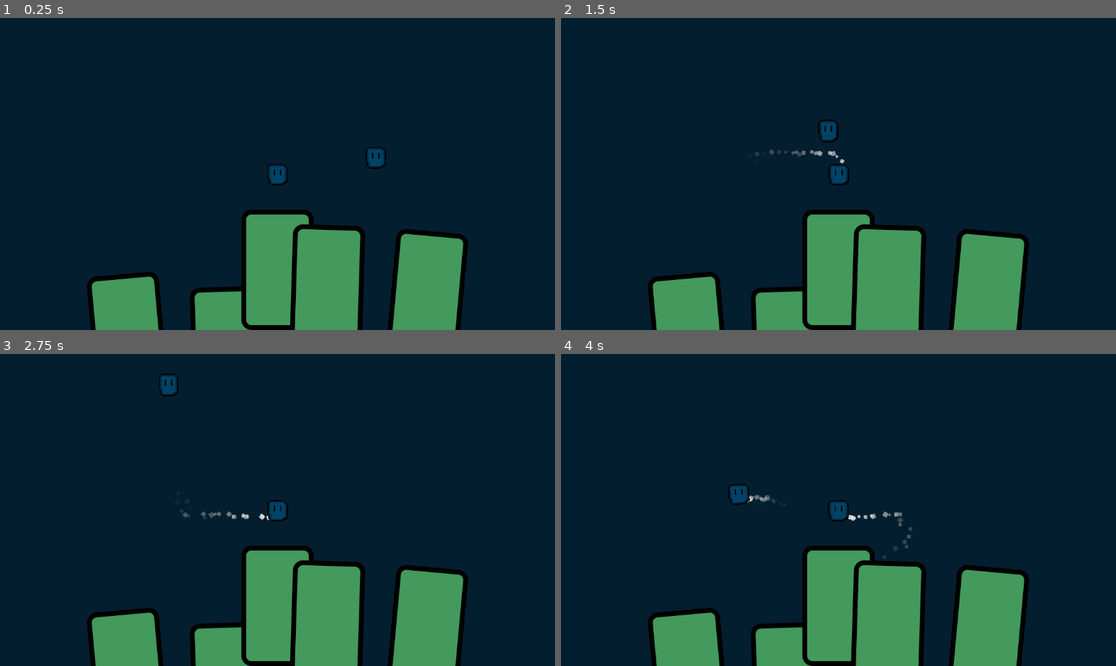
Above: before the commit, frames 1-4 (two rows, left to right).
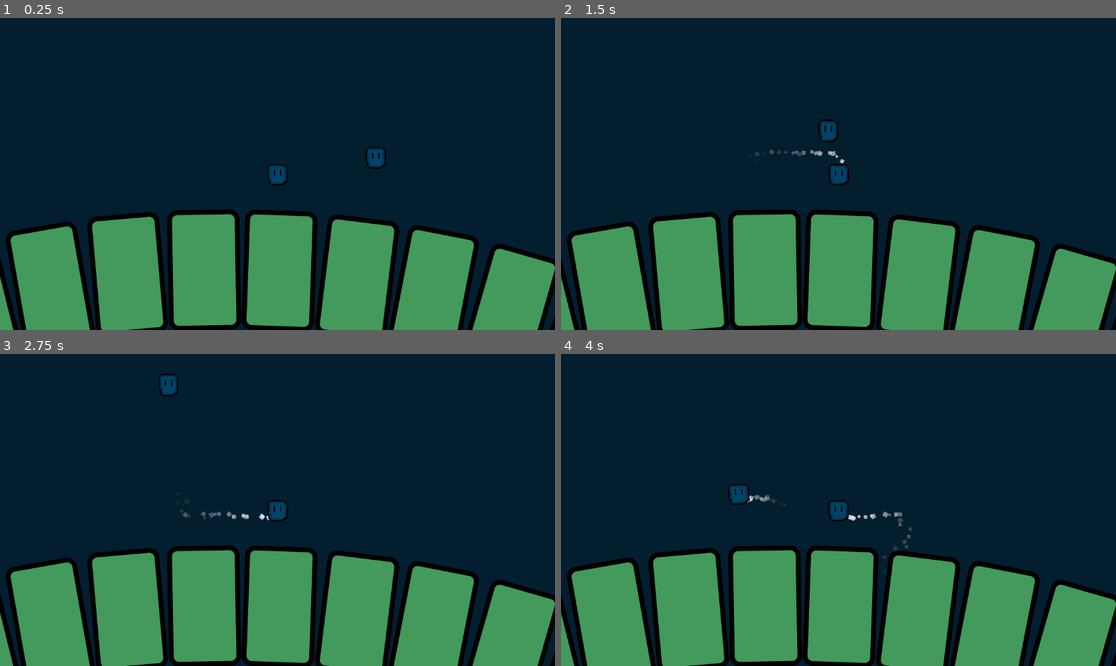
Above: after the commit, the same moments.

Repository: YvonneMika/pass-the-game-day-2
Game: Godot game, scene res://scenes/world.tscn
Same seed, same stepped clock (60 frames per second), same inputs: the game is played once before the commit and once after it.
Inputs:
- Up to frame 1 (0.25 s): no input
- Up to frame 2 (1.5 s): tap Enter at 0.5 s; hold D (move_right) 0.53-1.28 s; hold S (move_down) from 1.28 s (still down)
- Up to frame 3 (2.75 s): release S (move_down) at 2.03 s; hold D (move_right) from 2.03 s (still down)
- Up to frame 4 (4 s): release D (move_right) at 2.78 s; hold W (move_up) 2.78-3.53 s; hold A (move_left) from 3.53 s (still down)

The runs differ from the first frame. In frame 1, 21% of the frame differs, in the area x 0-100%, y 61-100%; in frame 2, 21%; in frame 3, 21%; in frame 4, 21%.

Commit message:
card hand working

Diff:
--- a/scenes/cards/card.tscn
+++ b/scenes/cards/card.tscn
@@ -14,7 +14,7 @@
 corner_radius_bottom_right = 20
 corner_radius_bottom_left = 20
 
-[node name="Panel" type="Panel"]
+[node name="Card" type="Panel"]
 custom_minimum_size = Vector2(150, 250)
 anchors_preset = 7
 anchor_left = 0.5
--- a/scenes/world.tscn
+++ b/scenes/world.tscn
@@ -35,10 +35,10 @@
 offset_top = -250.0
 grow_horizontal = 2
 grow_vertical = 0
-theme_override_constants/separation = -50
+theme_override_constants/separation = -96
 alignment = 1
 script = ExtResource("5_mrxrq")
-separation = -50
+separation = -96
 
 [node name="Panel3" parent="CanvasLayer/HBoxContainer" instance=ExtResource("6_5k2mh")]
 layout_mode = 2
--- a/scripts/cards/card_container.gd
+++ b/scripts/cards/card_container.gd
@@ -1,55 +1,71 @@
 @tool
 extends HBoxContainer
 
-@export_range(0, 180, 1) var fan_angle_degrees = 20
+@export_range(0, 180, 1) var fan_angle_degrees := 20:
+	set(p_fan_angle_degrees):
+		if p_fan_angle_degrees != fan_angle_degrees:
+			fan_angle_degrees = p_fan_angle_degrees
+			queue_sort()
 @export var separation := 0:
 	set(p_separation):
 		if p_separation != separation:
 			separation = p_separation
 			add_theme_constant_override("separation", separation)
-			adjust_separation() # Just so I can update in editor
 
 func _on_sort_children() -> void:
 	for i in range(get_child_count()):
 		var child = get_child(i)
 
-		# Angle
-		var card_x = (child.position.x + (child.size.x * 0.5)) - (size.x * 0.5)
-		var rotation_ratio = card_x / size.x
-		var rot_deg = rotation_ratio * fan_angle_degrees
-		child.rotation_degrees = rot_deg
+		child.rotation_degrees = get_angle_from_x(child)
 #		child.position.y += abs(rot_deg) * 30
-		set_y_based_on_angle(child, rot_deg)
+		set_y_based_on_angle(child, child.rotation_degrees)
 
 func _on_child_entered_tree(node: Node) -> void:
+	node.visibility_changed.connect(_on_child_visibility_change)
 	adjust_separation()
 
 func adjust_separation():
 	var children_total_width := 0
 	for child in get_children():
+		if !child.visible: continue
 		children_total_width += child.size.x
 
-	var children_width_ratio = size.x / children_total_width # What percent of the container the children take up
+	print(children_total_width)
+
+	var children_width_ratio = size.x / children_total_width if children_total_width != 0 else 0 # What percent of the container the children take up
+
 	print(children_width_ratio)
 
 	# If cards take up most of this containers size
 	# overlap them based on by how much
 	if children_width_ratio > .9:
 		separation = -children_width_ratio*50
+		print("New sep: ", -children_total_width*50)
+	elif separation != 0:
+		separation = 0
+		print("New sep: ", 0)
+
+func get_angle_from_x(node: Control) -> int:
+	# Angle
+	var node_x =  (node.position.x + node.size.x * 0.5) - (position.x + size.x * 0.5)
+	var rotation_ratio = node_x / (size.x * 0.5)
+	var rot_deg = rotation_ratio * fan_angle_degrees
+
+	return rot_deg
 
 func set_y_based_on_angle(node: Control, theta_degrees: int):
-	var point_x = (position.x + (node.position.x - node.size.x * .5)) - (size.x * 0.5)
+	var point_x = (node.position.x + node.size.x * 0.5) - (position.x + size.x * 0.5)
 
-	# Avoid divide by 0
-	if theta_degrees == 0: # If it's position is 0 it shouldn't move on the y anyways
-		return
+	var theta_rad = deg_to_rad(90 - theta_degrees)
 
-	var center_height = 0 / tan(theta_degrees)
-	var height = (point_x / tan(theta_degrees))
-	var height_diff = center_height - height
+	var center_height = point_x / cos(theta_rad)
+	var height = abs(point_x * tan(theta_rad))
+	var height_diff = abs(center_height - height)
 
 	# Set y position
-	node.position.y += abs(height_diff)
+	node.position.y = abs(height_diff)
 
-	print("Height: ", height)
-	print("Height diff: ", height_diff)
+func _on_child_visibility_change() -> void:
+	print("_on_child_visibility_change")
+	adjust_separation()
+	_on_sort_children()
